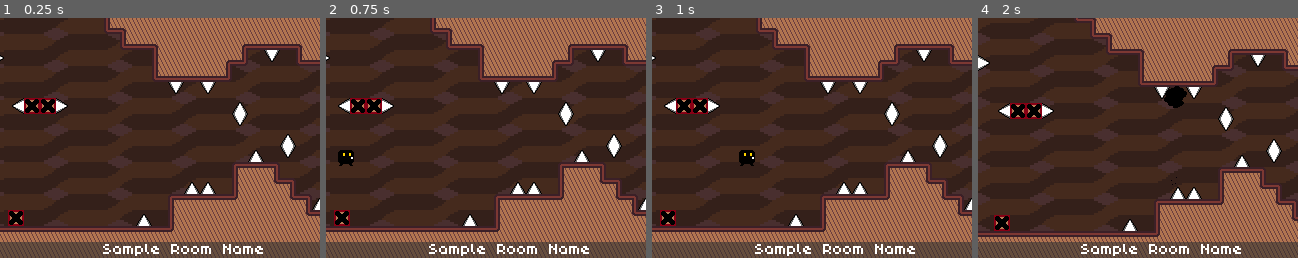
Above: before the commit, frames 1-4 (left to right).
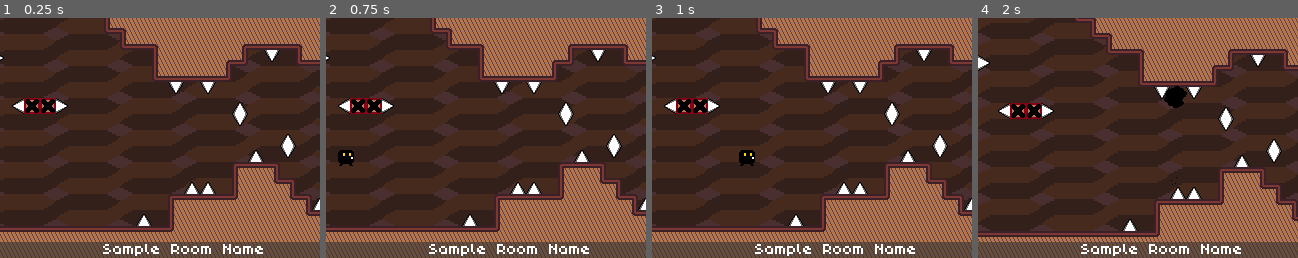
Above: after the commit, the same moments.

Repository: Team-Bunglon/phantom-striker
Game: Godot game, scene res://levels/level15.tscn
The game is run twice, just before and just after one commit, with the same random seed, the same clock (stepped at 60 frames per second) and the same inputs. This scene is started directly instead of the project's main scene.
Inputs:
- Up to frame 1 (0.25 s): no input
- Up to frame 2 (0.75 s): tap Enter at 0.5 s; hold D (move_right) from 0.53 s (still down); hold S (crouch) from 0.53 s (still down)
- Up to frame 3 (1 s): keep holding D (move_right); keep holding S (crouch); tap W (jump) at 0.77 s
- Up to frame 4 (2 s): release D (move_right) at 1.28 s; release S (crouch) at 1.28 s; hold K (strike_down) from 1.28 s (still down); tap S (crouch) at 1.35 s; tap W (jump) at 1.52 s
The pictures show only the part of the screen within x 21-71%, y 50-100%; the shares and areas given below are measured in that part.

The runs differ from the first frame. In frame 1, 0.3% of the frame differs, in the area x 2-8%, y 80-87%; in frame 2, 0.3%; in frame 3, 0.3%; in frame 4, 0.3%.
Error in both runs: Invalid operands 'float' and 'Vector2' in operator '+'. (res://objects/player.gd:155)

Commit message:
feat: deleting the test object

Diff:
--- a/levels/level15.tscn
+++ b/levels/level15.tscn
@@ -124,8 +124,5 @@
 [node name="DisintegratingPlatform13" parent="." instance=ExtResource("8_uxk08")]
 position = Vector2(616, 72)
 
-[node name="DisintegratingPlatform" parent="." instance=ExtResource("8_uxk08")]
-position = Vector2(152, 440)
-
 [connection signal="body_entered" from="KillZone" to="." method="_on_kill_zone_body_entered"]
 [connection signal="body_entered" from="WinZone" to="." method="_on_win_zone_body_entered"]
